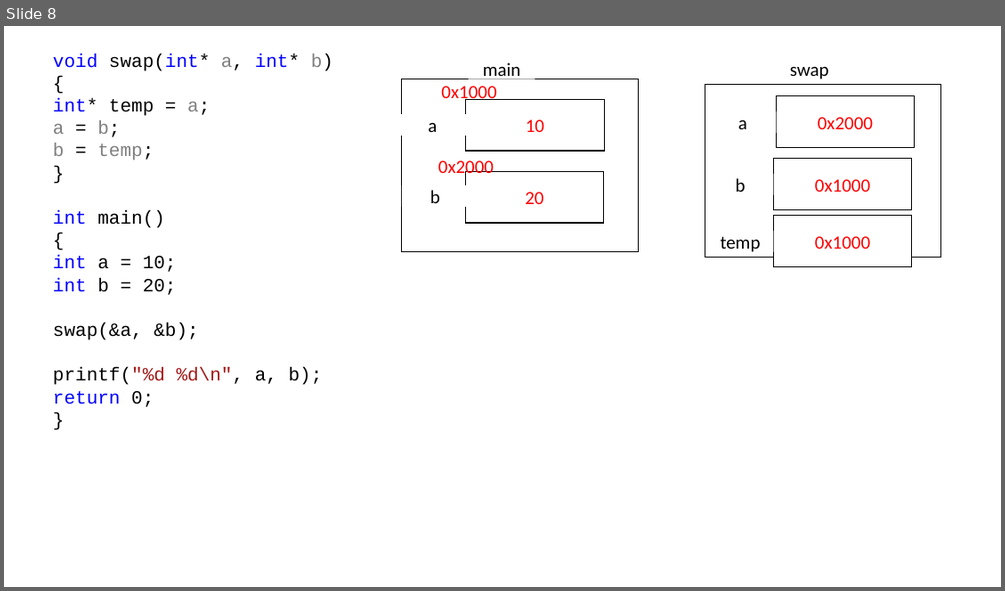
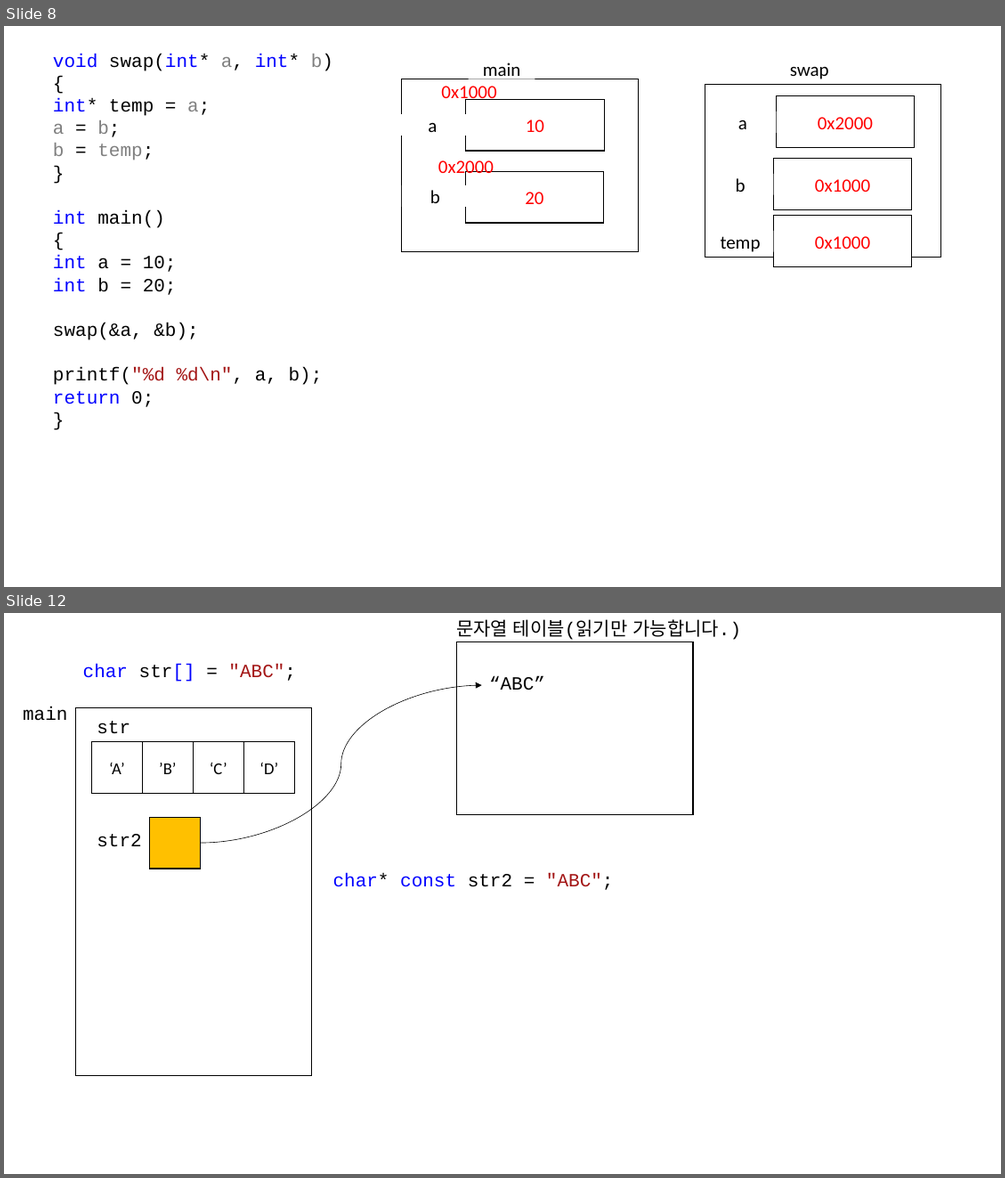
Before and after one commit to HongHeeJung/220117_c, a slide deck: 220117.pptx. Shown one above the other, each under a label of ours: slide 8 before the commit, slides 8 and 12 after it; the slides between them are not shown. The pictures are 1005x591 and 1005x1178 pixels, drawn with LibreOffice and Linux fonts; fonts in the diff are those of the drawing. Boxes give left, top, right and bottom in pixels: in the first picture for what was removed or moved away, otherwise in the second. Text is boxed around its words. In the diff, an @@ line names an element or a change of style, - is before the commit and + after.

```diff
--- a/220117.pptx
+++ b/220117.pptx
@@ slide 12 added at [4,613,1001,1174], background #FFFFFF @@
@@ text added at [456,619,741,640], 18 pt, text #000000 @@
+문자열 테이블(읽기만 가능합니다.)
@@ text added at [83,664,296,682], 18 pt, text #0000FF @@
+char str[] = "ABC";
@@ rectangle added at [456,642,693,815], fill #FFFFFF, outline #000000 1 pt @@
@@ curved arrow added from (201, 843) to (482, 686), #000000 0.5 pt @@
@@ text added at [489,676,545,690], 18 pt, text #000000 @@
+“ABC”
@@ text added at [23,706,67,720], 18 pt, text #000000 @@
+main
@@ rectangle added at [76,707,312,1075], fill #FFFFFF, outline #000000 1 pt @@
@@ rectangle added at [91,742,142,793], fill #FFFFFF, outline #000000 1 pt, 16 pt, text #000000 @@
+‘A’
@@ text added at [97,721,130,734], 18 pt, text #000000 @@
+str
@@ rectangle added at [142,742,194,793], fill #FFFFFF, outline #000000 1 pt, 16 pt, text #000000 @@
+’B’
@@ rectangle added at [194,742,244,793], fill #FFFFFF, outline #000000 1 pt, 16 pt, text #000000 @@
+‘C’
@@ rectangle added at [244,742,295,793], fill #FFFFFF, outline #000000 1 pt, 16 pt, text #000000 @@
+‘D’
@@ rectangle added at [150,817,201,868], fill #FFC000, outline #000000 1 pt @@
@@ text added at [97,834,141,847], 18 pt, text #000000 @@
+str2
@@ text added at [333,873,614,890], 18 pt, text #0000FF @@
+char* const str2 = "ABC";
```
Also in this commit, not shown: 4 other slides added, 4 other files.
